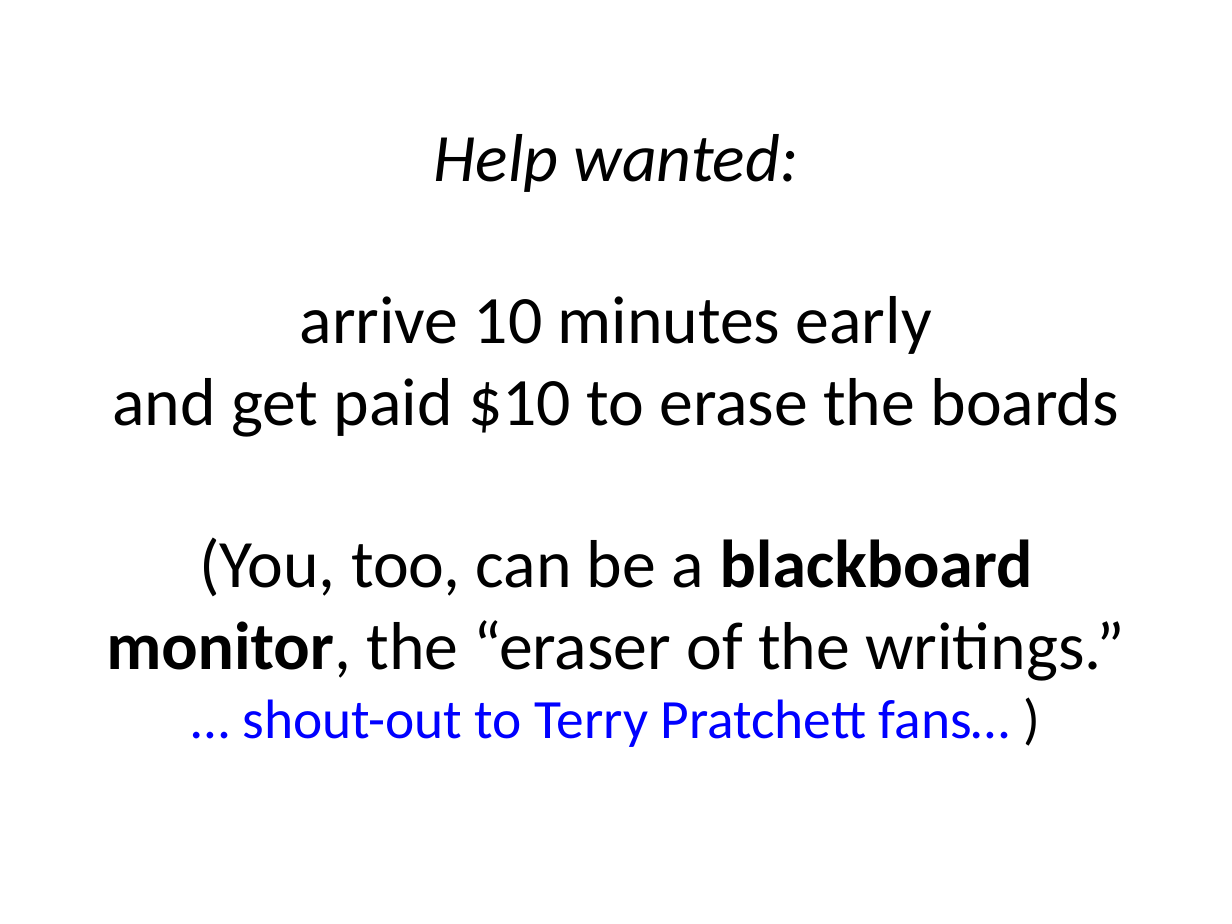
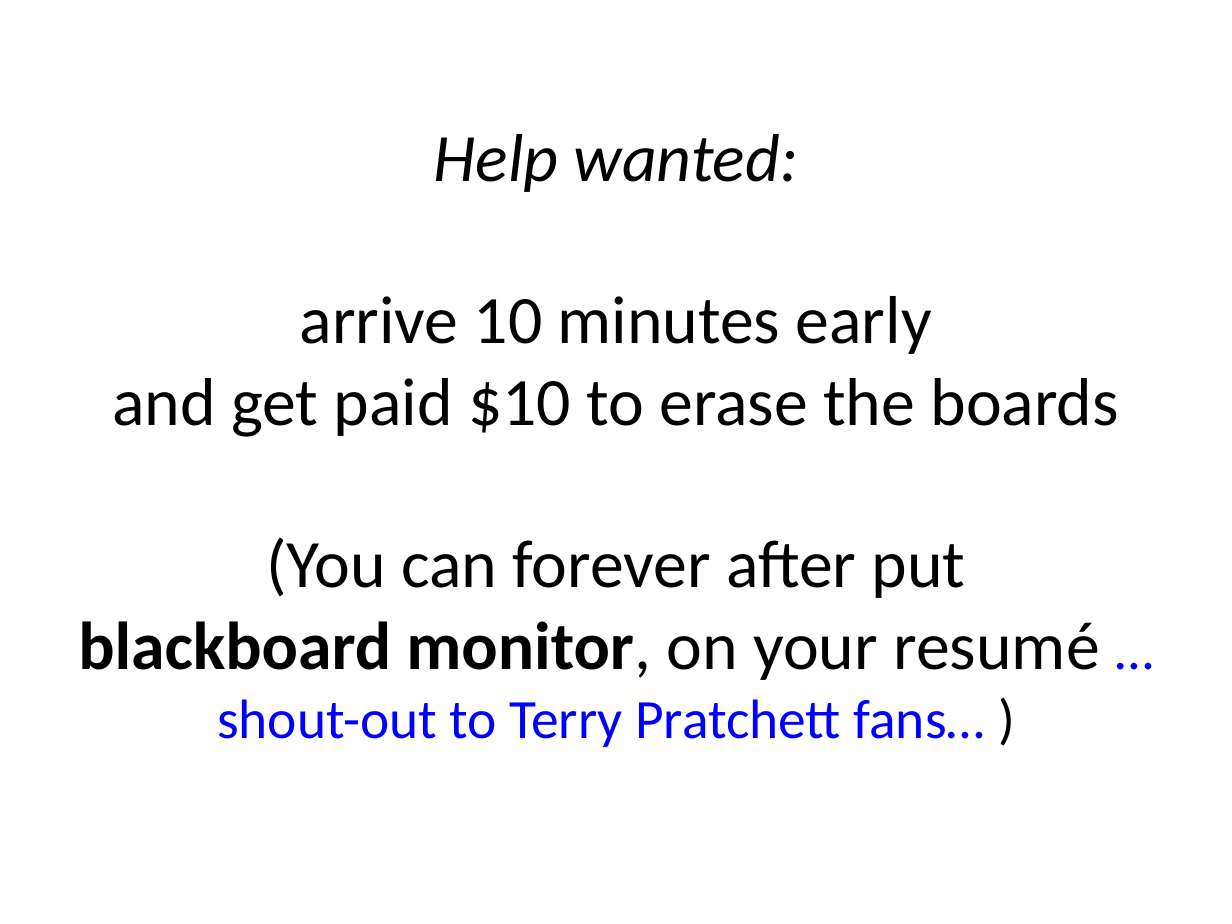
Before and after one commit to mitmath/1806, a slide deck: slide 2 of lectures/overview.pptx. Drawn at 1232x924 pixels with LibreOffice and Linux fonts; fonts in the diff are those of the drawing. Boxes give left, top, right and bottom in pixels: in the first picture for what was removed or moved away, otherwise in the second. Text is boxed around its words. In the diff, an @@ line names an element or a change of style, - is before the commit and + after.

Commit message:
lecture 1 updates

```diff
--- a/lectures/overview.pptx
+++ b/lectures/overview.pptx
@@ title at <box>78,134,1120,747</box>: text changed @@
-Help wanted:
-arrive 10 minutes early
-and get paid $10 to erase the boards
-(You, too, can be a blackboard monitor, the “eraser of the writings.”
-… shout-out to Terry Pratchett fans… )
+Help wanted:
+arrive 10 minutes early
+and get paid $10 to erase the boards
+(You can forever after put
+blackboard monitor, on your resumé … shout-out to Terry Pratchett fans… )
```
Also in this commit, not shown: 1 other slide changed, 1 other file.
